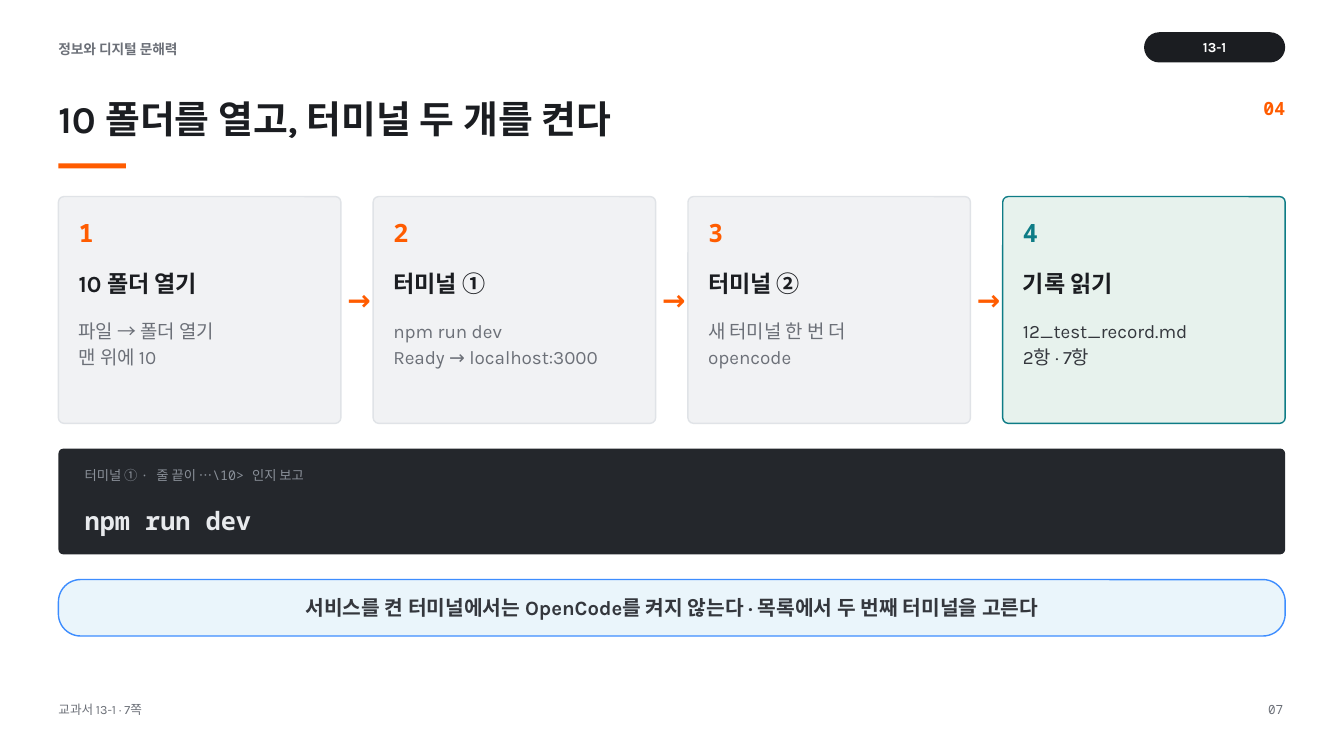
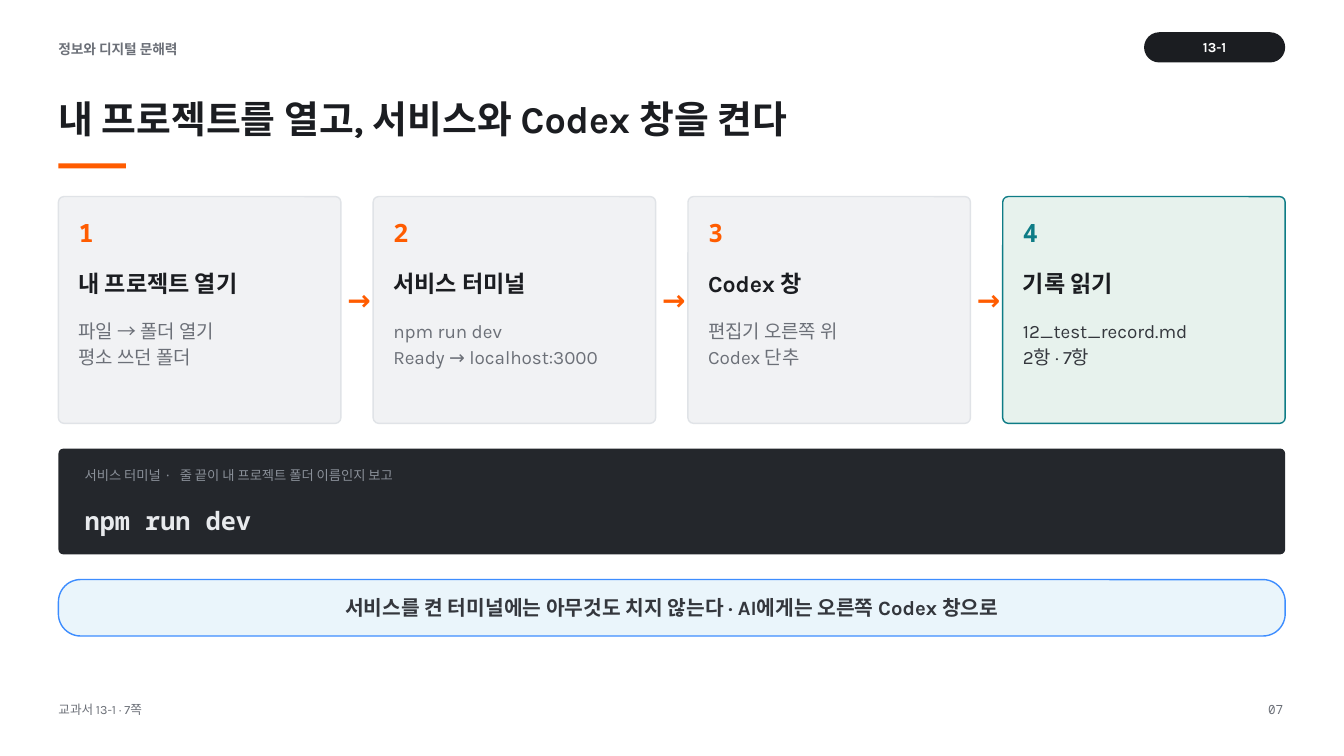
Before and after one commit to vcl-korea/2026-2nd-semester__jdh, a slide deck: slide 7 of 13/ppt/13-1_수행평가_3_안내와_마무리.pptx. Drawn at 1344x756 pixels with LibreOffice and Linux fonts; fonts in the diff are those of the drawing. Boxes give left, top, right and bottom in pixels: in the first picture for what was removed or moved away, otherwise in the second. Text is boxed around its words. In the diff, an @@ line names an element or a change of style, - is before the commit and + after.

```diff
--- a/13/ppt/13-1_수행평가_3_안내와_마무리.pptx
+++ b/13/ppt/13-1_수행평가_3_안내와_마무리.pptx
@@ text at (58, 101, 788, 138): text changed @@
-10 폴더를 열고, 터미널 두 개를 켠다
+내 프로젝트를 열고, 서비스와 Codex 창을 켠다
@@ text removed at (1263, 102, 1285, 115) @@
-04
@@ text at (79, 272, 237, 294): text changed @@
-10 폴더 열기
+내 프로젝트 열기
@@ text at (393, 272, 526, 294): text changed @@
-터미널 ①
+서비스 터미널
@@ text at (708, 272, 802, 294): text changed @@
-터미널 ②
+Codex 창
@@ text at (708, 322, 837, 366): text changed @@
-새 터미널 한 번 더
-opencode
+편집기 오른쪽 위
+Codex 단추
@@ text at (79, 348, 191, 366): text changed @@
-맨 위에 10
+평소 쓰던 폴더
@@ text at (85, 469, 392, 481): text changed @@
-터미널 ① · 줄 끝이 …\10> 인지 보고
+서비스 터미널 · 줄 끝이 내 프로젝트 폴더 이름인지 보고
@@ text at (345, 598, 998, 617): text changed @@
-서비스를 켠 터미널에서는 OpenCode를 켜지 않는다 · 목록에서 두 번째 터미널을 고른다
+서비스를 켠 터미널에는 아무것도 치지 않는다 · AI에게는 오른쪽 Codex 창으로
```
Also in this commit, not shown: 16 other slides changed, 57 other files.
